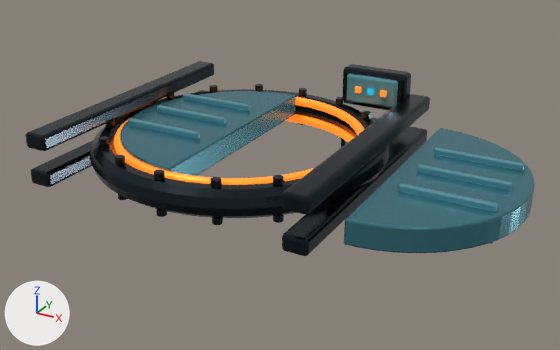
The glTF model output/vertical_access_hatches/glb/06_round_sliding_bipartite.glb: old version first, new version second.
Both versions are drawn from a camera (50 mm lens) standing at (1.479, -2.378, 1.069) and looking at (0.206, -0.065, -0.087). The lights are fixed; the arrows at lower left show +X, +Y and +Z. The first picture is the older version. Both versions are drawn at frame 60 of the action 'open_06_round_sliding_bipartite_panel_1'; the numbers are the values there.

In view in the first picture: 'Control_Top_Face', 'Control_Top_Housing', 'Inner_Pressure_Seal_Top', 'Outer_Reinforced_Rim', 'Round_Half_1', 'Round_Half_1_Top_Rib_0', 'Round_Half_1_Top_Rib_1', 'Round_Half_2', 'Sliding_Track_Left.001', 'Sliding_Track_Left_Top.001', 'Sliding_Track_Right.001', 'Sliding_Track_Right_Top.001' and 23 more.
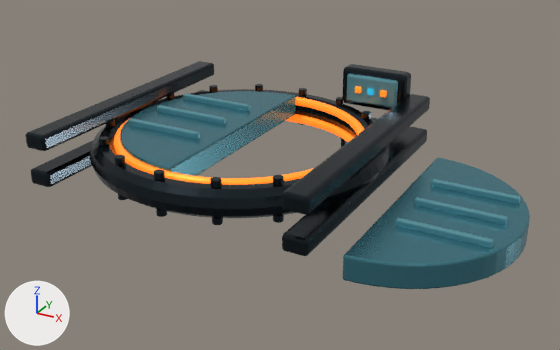
ob_sliding_panel_1_001 is not drawn itself; it is the parent of ob_round_half_1, ob_round_half_1_bottom_rib_0, ob_round_half_1_bottom_rib_1, ob_round_half_1_bottom_rib_2, ob_round_half_1_top_rib_0, ob_round_half_1_top_rib_1, ob_round_half_1_top_rib_2.

Edits to the bpy script that builds the scene:
```text
Change ob_sliding_panel_1_001:
    ob_sliding_panel_1_001.location: (0.64, 0.0, -0.035) -> (0.64, 0.0, -0.16)
```

Where the change shows, as pixel boxes [x1, y1, x2, y2] in the pictures (560 x 350 px):
'Round_Half_1', moved
    before: [344, 128, 535, 253]
    after: [343, 158, 530, 289]
'Round_Half_1_Top_Rib_0', moved
    before: [398, 183, 498, 212]
    after: [396, 218, 494, 248]
'Round_Half_1_Top_Rib_1', moved
    before: [417, 164, 513, 190]
    after: [414, 197, 508, 225]
'Round_Half_1_Top_Rib_2', moved
    before: [434, 147, 525, 171]
    after: [431, 179, 521, 204]
